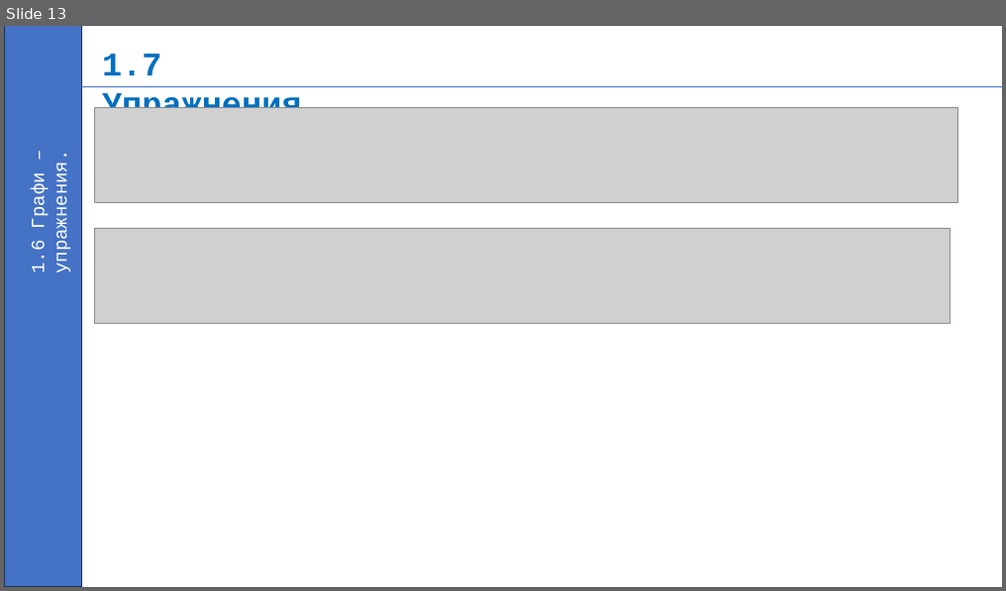
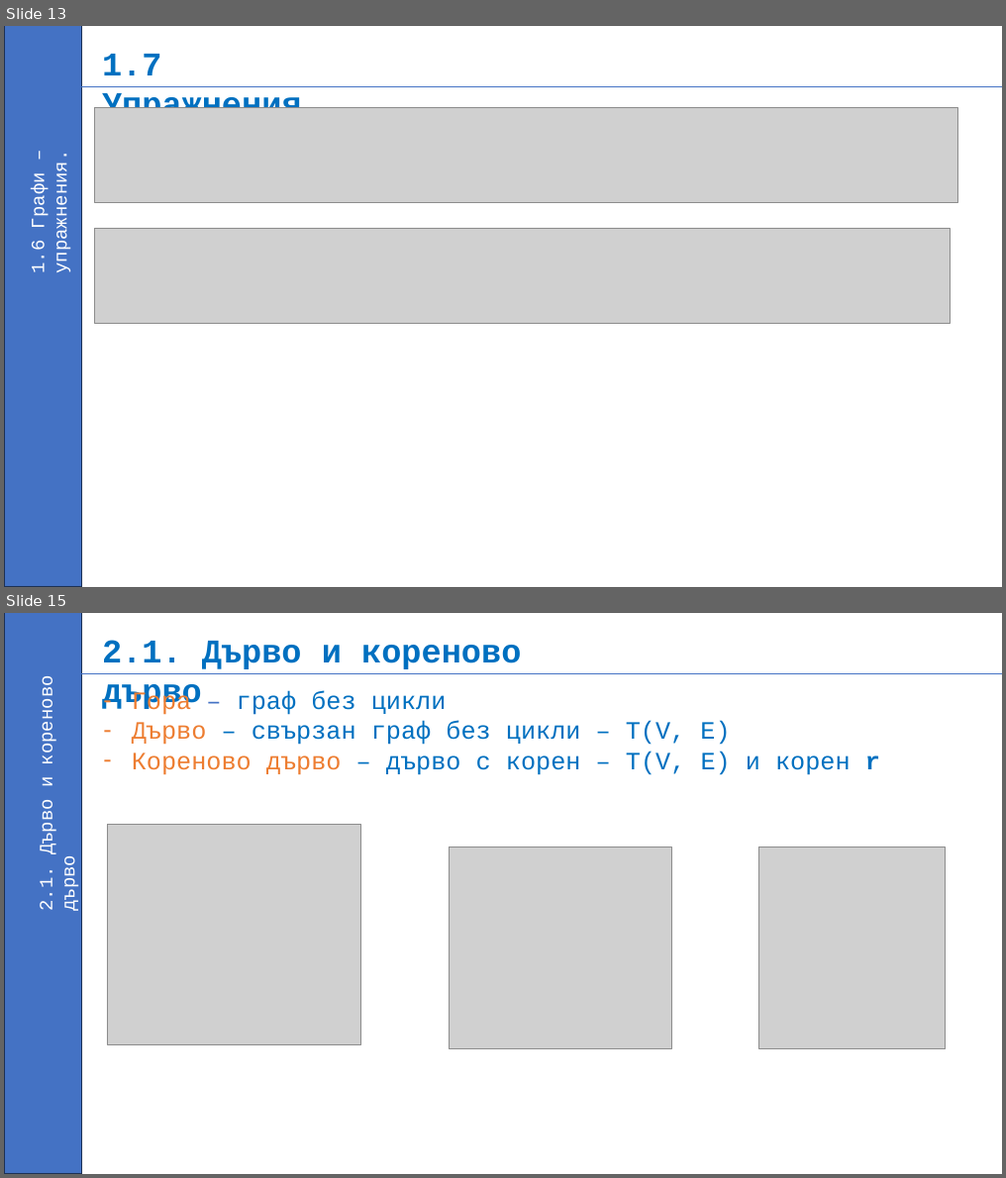
Before and after one commit to ahmedmatem/ppmg, a slide deck: XI class/02. DS and Algo - Module 2/08. Дървета-и-Графи/Дървета-и-Графи.pptx. Shown one above the other, each under a label of ours: slide 13 before the commit, slides 13 and 15 after it; the slides between them are not shown. The pictures are 1006x591 and 1006x1178 pixels, drawn with LibreOffice and Linux fonts; fonts in the diff are those of the drawing; grey boxes stand for pictures. Boxes give left, top, right and bottom in pixels: in the first picture for what was removed or moved away, otherwise in the second. Text is boxed around its words. In the diff, an @@ line names an element or a change of style, - is before the commit and + after.

```diff
--- a/XI class/02. DS and Algo - Module 2/08. Дървета-и-Графи/Дървета-и-Графи.pptx
+++ b/XI class/02. DS and Algo - Module 2/08. Дървета-и-Графи/Дървета-и-Графи.pptx
@@ slide 15 added at box(4, 613, 1002, 1174), background #FFFFFF @@
@@ rectangle added at box(5, 613, 82, 1174), fill #4472C4, outline #1E3256 1 pt @@
@@ text added at box(102, 640, 521, 712), 32 pt, text #0070C0, bold @@
+2.1. Дърво и кореново дърво
@@ text added at box(37, 684, 80, 911), 18 pt, text #FFFFFF @@
+2.1. Дърво и кореново дърво
@@ line added from (82, 673) to (1002, 673), #4472C4 0.5 pt @@
@@ text added at box(132, 691, 880, 775), 24 pt, text #0070C0 @@
+  – Гора – граф без цикли
+  – Дърво – свързан граф без цикли – T(V, E)
+  – Кореново дърво – дърво с корен – T(V, E) и корен r
@@ picture added at box(107, 825, 360, 1045) @@
@@ picture added at box(449, 848, 672, 1050) @@
@@ picture added at box(759, 848, 945, 1050) @@
```
Also in this commit, not shown: 1 slide changed, 4 other slides added, 4 other files.
